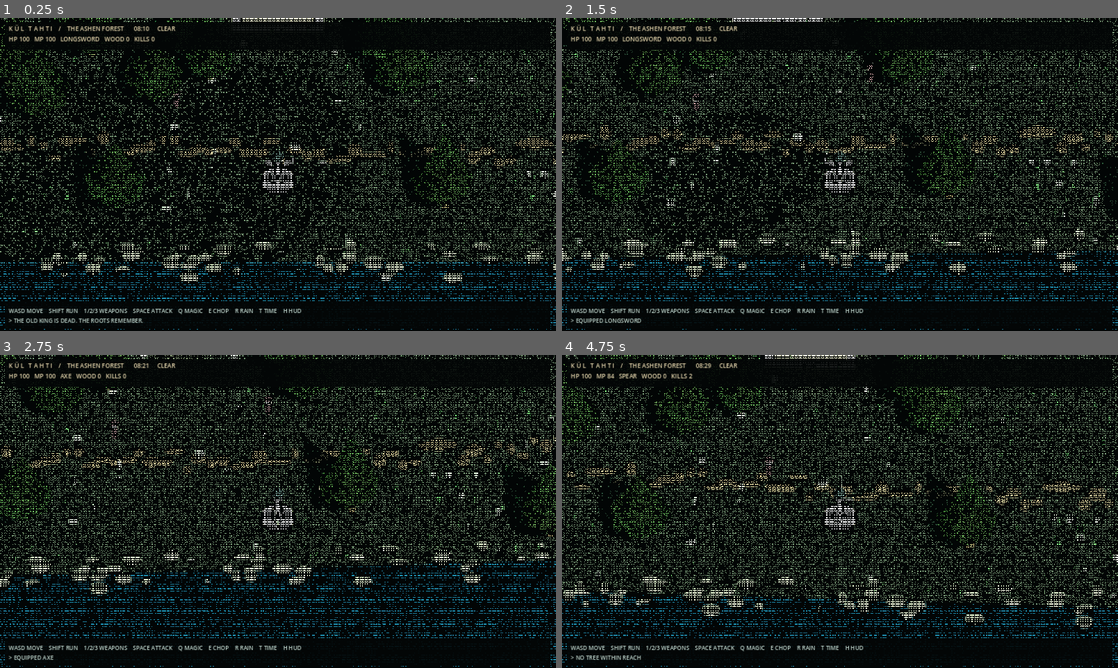
Above: before the commit, frames 1-4 (two rows, left to right).
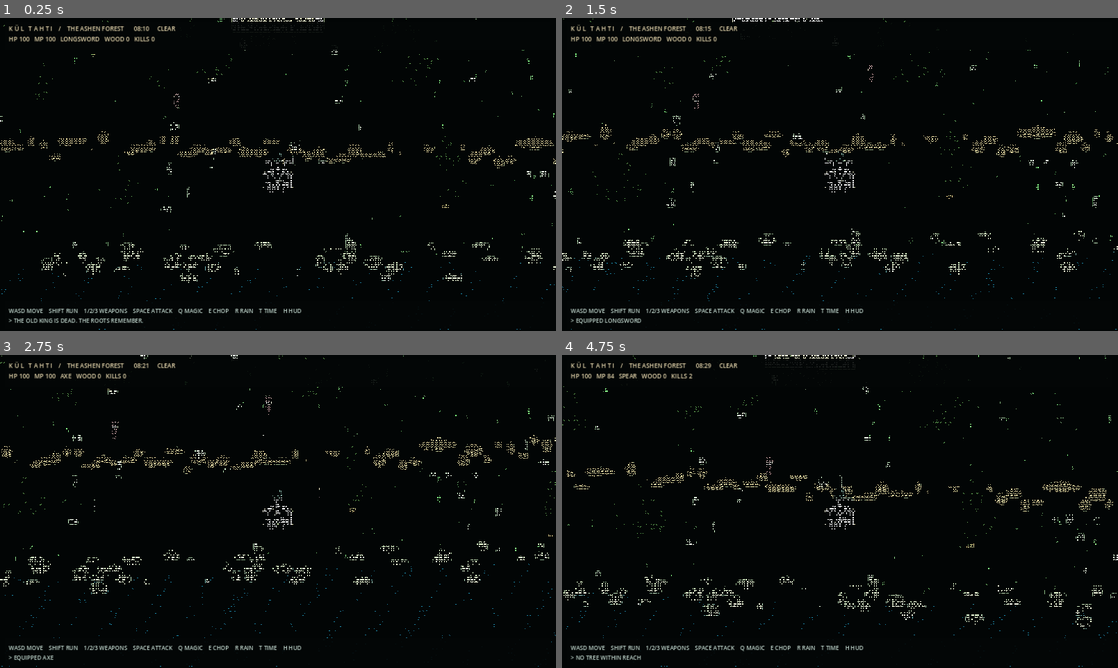
Above: after the commit, the same moments.

Repository: furkhans4o4-create/KUL-TAHTI
Game: Godot game, scene res://scenes/main.tscn
The game is run twice, just before and just after one commit, with the same random seed, the same clock (stepped at 60 frames per second) and the same inputs.
Inputs:
- Up to frame 1 (0.25 s): no input
- Up to frame 2 (1.5 s): tap Enter at 0.5 s; hold D 0.53-1.28 s; hold Shift 0.53-1.28 s; tap Space at 0.77 s; hold S from 1.28 s (still down); tap 1 at 1.35 s
- Up to frame 3 (2.75 s): tap Space at 1.52 s; release S at 2.03 s; hold D from 2.03 s (still down); tap 2 at 2.1 s
- Up to frame 4 (4.75 s): release D at 2.78 s; hold W 2.78-3.53 s; tap 3 at 2.85 s; tap Space at 3.02, 3.77, 4.52 s; hold A from 3.53 s (still down); tap Q at 3.6 s; tap E at 4.35 s

The runs differ from the first frame. In frame 1, 9.5% of the frame differs, in the area x 0-100%, y 0-100%; in frame 2, 10%; in frame 3, 11%; in frame 4, 11%.

Commit message:
Separate forest floor from bright foliage through material-weighted ASCII occupancy

Diff:
--- a/shaders/ascii.gdshader
+++ b/shaders/ascii.gdshader
@@ -68,7 +68,19 @@
         if (lum > 0.16 && rand > 0.94) glyph = 8.0;
     }
 
-    if (max(dx_l, dy_l) > 0.19 && lum > 0.14) {
+    // Text occupancy is based on material and local detail, not just color.
+    // The dark ground has almost no letters; foliage carries the scene.
+    if (green > 0.025) {
+        float leaf_weight = smoothstep(0.12, 0.34, lum);
+        float visible_fraction = mix(0.085, 0.62, leaf_weight);
+        if (rand > visible_fraction) glyph = 0.0;
+    } else if (blue > 0.024 && avg.b > avg.g * 0.91) {
+        if (rand > 0.34) glyph = 0.0;
+    } else if (warm > 0.03 && lum < 0.34) {
+        if (rand > 0.44) glyph = 0.0;
+    }
+    // Bright hero/altar edges remain legible even in dense woods.
+    if (max(dx_l, dy_l) > 0.21 && lum > 0.23) {
         glyph = dx_l > dy_l ? 6.0 : 3.0;
     }
 
